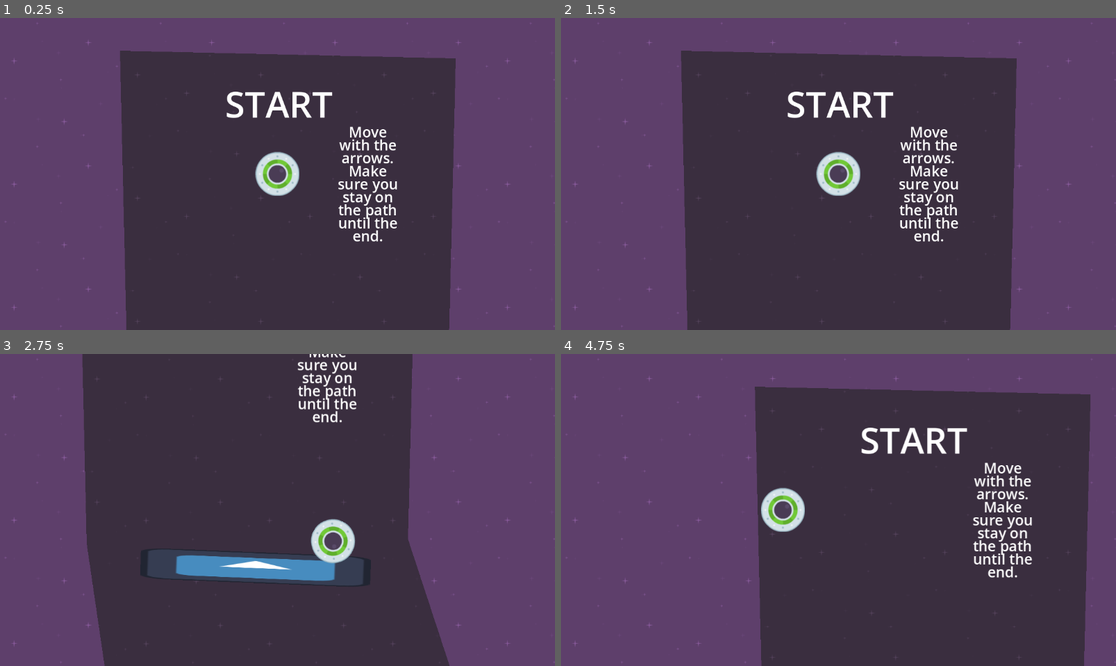
Above: before the commit, frames 1-4 (two rows, left to right).
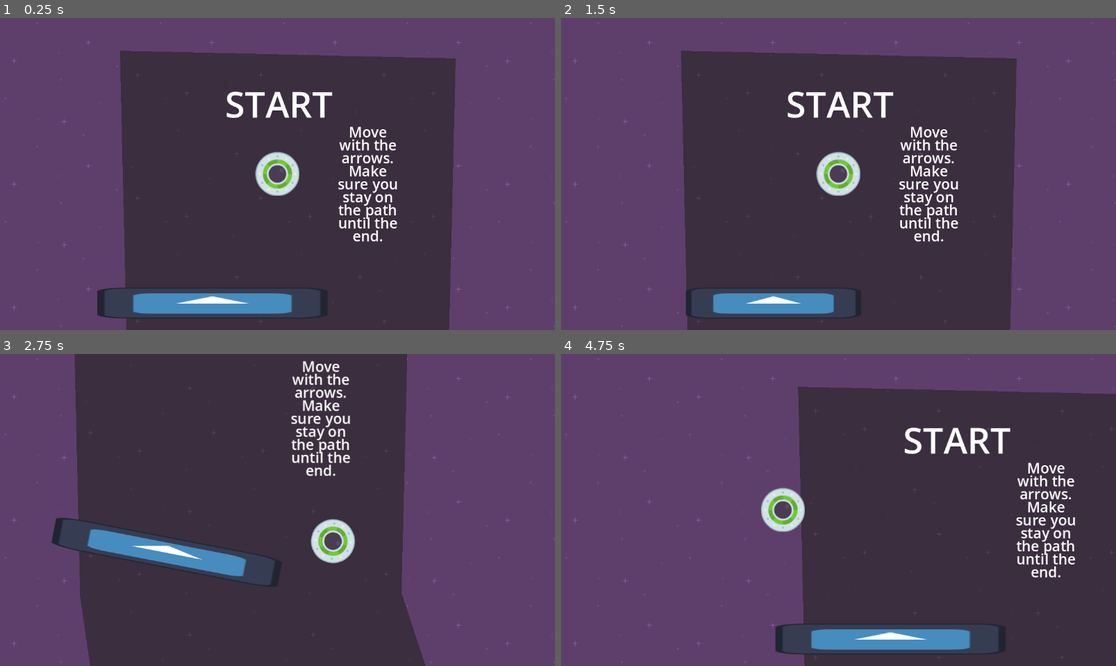
Above: after the commit, the same moments.

Repository: LudoMelis/SpeedySaucer
Game: Godot game, scene res://level_1.tscn
The game is run twice, just before and just after one commit, with the same random seed, the same clock (stepped at 60 frames per second) and the same inputs. The engine's default icon, where the game draws it, is replaced by a stand-in: a white triangle on a blue panel in a dark square.
Inputs:
- Up to frame 1 (0.25 s): no input
- Up to frame 2 (1.5 s): tap Enter at 0.5 s; hold Right (Right) 0.53-1.28 s; hold Down (Down) from 1.28 s (still down)
- Up to frame 3 (2.75 s): release Down (Down) at 2.03 s; hold Right (Right) from 2.03 s (still down)
- Up to frame 4 (4.75 s): release Right (Right) at 2.78 s; hold Up (Up) 2.78-3.53 s; hold Left (Left) from 3.53 s (still down)

The runs differ from the first frame. In frame 1, 2.6% of the frame differs, in the area x 17-59%, y 86-97%; in frame 2, 1.7%; in frame 3, 9.2%; in frame 4, 16%, in the area x 34-100%, y 10-100%.

Commit message:
Update forces and masses, added obstacles

Diff:
--- /dev/null
+++ b/hud.tscn
@@ -0,0 +1,46 @@
+[gd_scene load_steps=3 format=3 uid="uid://br6a67knlyfyy"]
+
+[sub_resource type="SystemFont" id="SystemFont_qpa7g"]
+
+[sub_resource type="LabelSettings" id="LabelSettings_qp34t"]
+font = SubResource("SystemFont_qpa7g")
+font_size = 50
+outline_color = Color(0, 0, 0, 1)
+
+[node name="HUD" type="Control"]
+layout_mode = 3
+anchors_preset = 15
+anchor_right = 1.0
+anchor_bottom = 1.0
+grow_horizontal = 2
+grow_vertical = 2
+
+[node name="CanvasLayer" type="CanvasLayer" parent="."]
+layer = 2
+
+[node name="ScoreLabel" type="Label" parent="CanvasLayer"]
+offset_right = 191.0
+offset_bottom = 75.0
+text = "SCORE"
+label_settings = SubResource("LabelSettings_qp34t")
+
+[node name="LifesLabel" type="Label" parent="CanvasLayer"]
+offset_top = 58.0
+offset_right = 191.0
+offset_bottom = 133.0
+text = "LIFES"
+label_settings = SubResource("LabelSettings_qp34t")
+
+[node name="ScoreLabelData" type="Label" parent="CanvasLayer"]
+offset_left = 203.0
+offset_top = 3.0
+offset_right = 510.0
+offset_bottom = 78.0
+label_settings = SubResource("LabelSettings_qp34t")
+
+[node name="LifesLabelData" type="Label" parent="CanvasLayer"]
+offset_left = 203.0
+offset_top = 60.0
+offset_right = 510.0
+offset_bottom = 135.0
+label_settings = SubResource("LabelSettings_qp34t")
--- a/level.gd
+++ b/level.gd
@@ -7,6 +7,6 @@
 
 
 func _on_maze_body_exited(body):
-	print("ObjectOut")
+	print(body.name + " Out")
 	if (body.name == "Player"):
 		get_tree().reload_current_scene()
--- a/level_1.tscn
+++ b/level_1.tscn
@@ -81,7 +81,38 @@
 z_index = 1
 position = Vector2(104, 67)
 
-[node name="Obstacle" parent="." instance=ExtResource("5_k2po3")]
-position = Vector2(613, 754)
+[node name="Obstacles" type="Node" parent="."]
+
+[node name="Obstacle" parent="Obstacles" instance=ExtResource("5_k2po3")]
+position = Vector2(443, 592)
+scale = Vector2(0.760001, 1)
+
+[node name="Obstacle2" parent="Obstacles" instance=ExtResource("5_k2po3")]
+position = Vector2(1156, 2910)
+rotation = 0.296508
+
+[node name="Obstacle3" parent="Obstacles" instance=ExtResource("5_k2po3")]
+position = Vector2(791, 2633)
+rotation = 1.05818
+
+[node name="Obstacle4" parent="Obstacles" instance=ExtResource("5_k2po3")]
+position = Vector2(3911, 2548)
+rotation = 1.33862
+
+[node name="Obstacle5" parent="Obstacles" instance=ExtResource("5_k2po3")]
+position = Vector2(3635, 2084)
+rotation = 0.308663
+
+[node name="Obstacle6" parent="Obstacles" instance=ExtResource("5_k2po3")]
+position = Vector2(3748, 191)
+rotation = 0.852991
+
+[node name="Obstacle7" parent="Obstacles" instance=ExtResource("5_k2po3")]
+position = Vector2(3380, -152)
+rotation = 0.7004
+
+[node name="Obstacle8" parent="Obstacles" instance=ExtResource("5_k2po3")]
+position = Vector2(2965, -318)
+rotation = -0.173574
 
 [connection signal="body_exited" from="Maze" to="." method="_on_maze_body_exited"]
--- a/obstacle.tscn
+++ b/obstacle.tscn
@@ -7,7 +7,7 @@
 
 [node name="Obstacle" type="RigidBody2D"]
 z_index = 1
-mass = 10.0
+mass = 75.0
 gravity_scale = 0.0
 
 [node name="Sprite2D" type="Sprite2D" parent="."]
--- a/player.gd
+++ b/player.gd
@@ -1,10 +1,12 @@
 extends RigidBody2D
 
-var force = 1000
+# Force is to be set at Mass*100
+var force = 10000
 
 # Called when the node enters the scene tree for the first time.
 func _ready():
 	print("Force set : " + str(force))
+
 
 func _process(delta):
 	pass
--- a/player.tscn
+++ b/player.tscn
@@ -7,6 +7,7 @@
 radius = 30.0167
 
 [node name="Player" type="RigidBody2D"]
+mass = 10.0
 gravity_scale = 0.0
 script = ExtResource("1_1t0ch")
 
